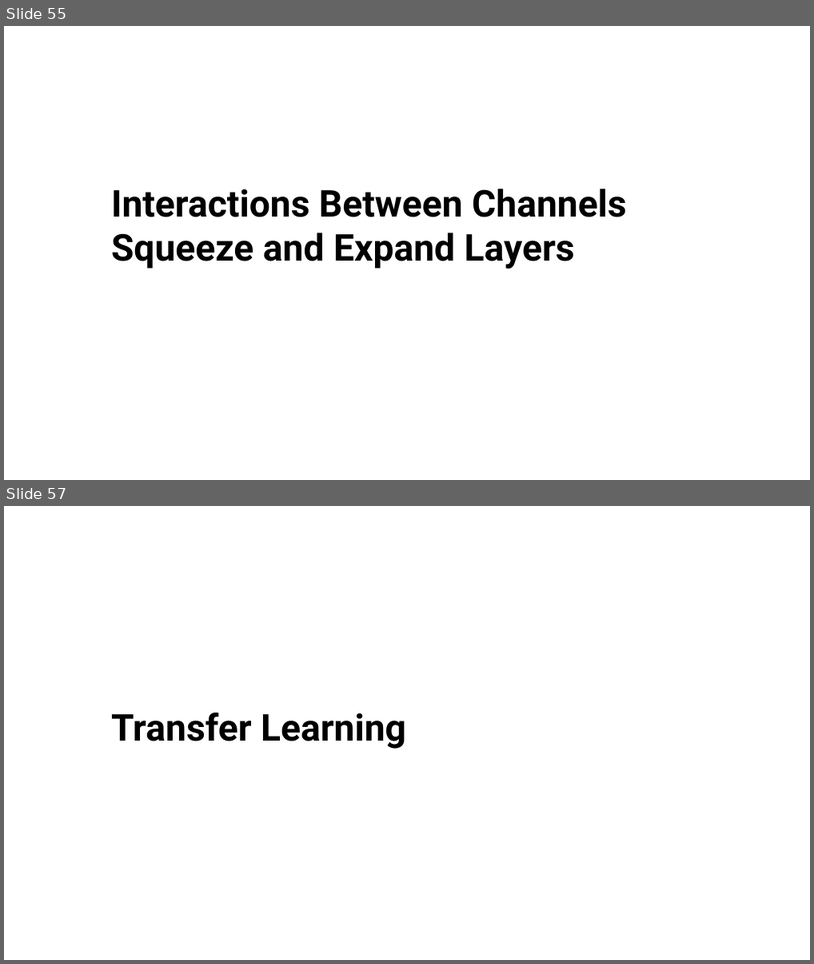
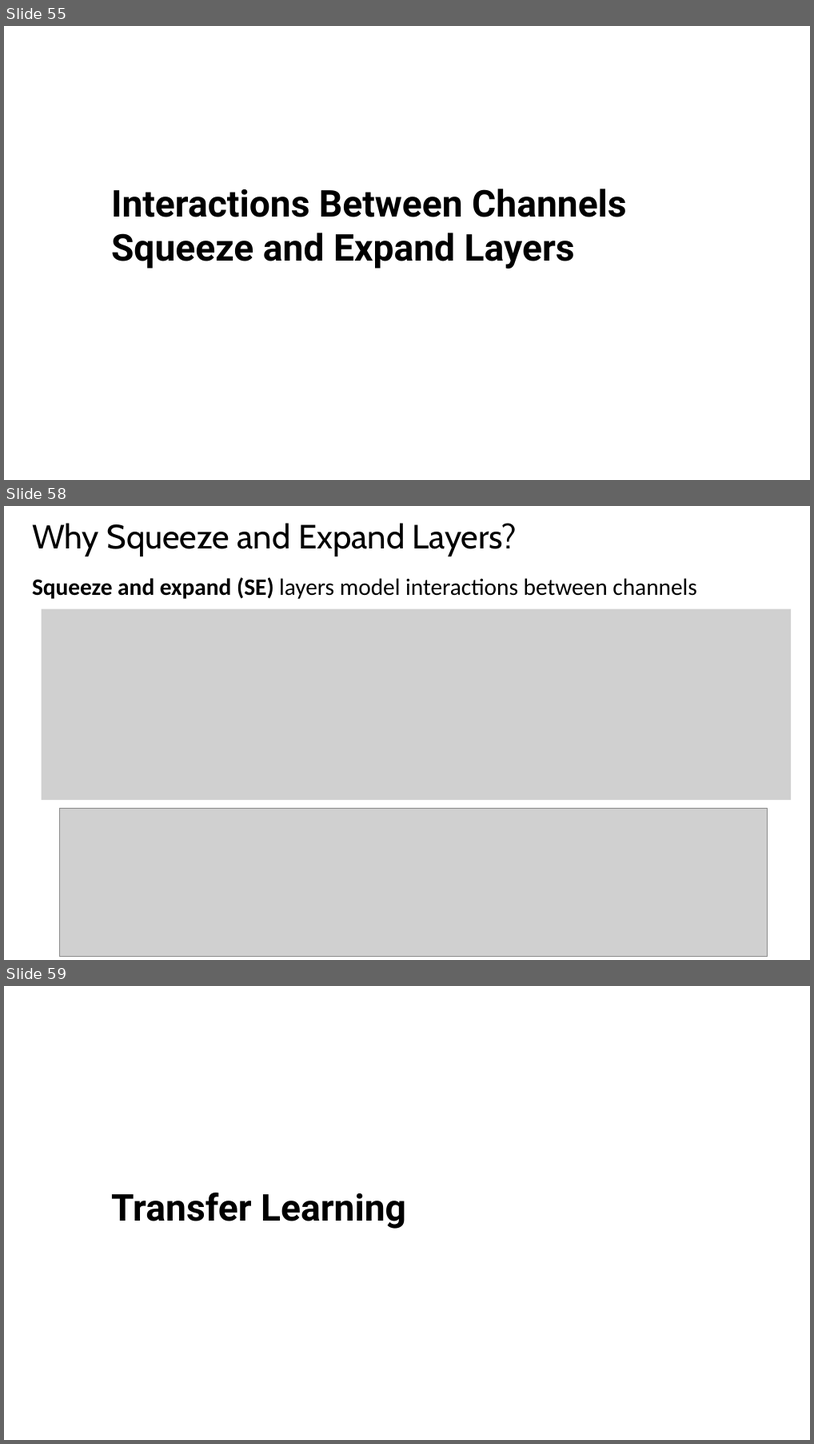
Before and after one commit to StephenElston/CSCI-E25, a slide deck: Slides/6_ConvolutionalNNs.pptx. Shown one above the other, each under a label of ours: slides 55 and 57 before the commit, slides 55, 58 and 59 after it; the slides between them are not shown. The pictures are 814x964 and 814x1444 pixels, drawn with LibreOffice and Linux fonts; fonts in the diff are those of the drawing; grey boxes stand for pictures. Boxes give left, top, right and bottom in pixels: in the first picture for what was removed or moved away, otherwise in the second. Text is boxed around its words. In the diff, an @@ line names an element or a change of style, - is before the commit and + after.

```diff
--- a/Slides/6_ConvolutionalNNs.pptx
+++ b/Slides/6_ConvolutionalNNs.pptx
@@ slide 58 added at (4,506,810,960), background #FFFFFF @@
@@ title added at (32,523,518,556), 40 pt, text #000000 @@
+Why Squeeze and Expand Layers?
@@ text added at (32,577,698,599), 28 pt, text #000000 @@
+Squeeze and expand (SE) layers model interactions between channels
@@ picture added at (42,609,792,800) @@
@@ picture added at (60,808,767,956) @@
@@ what was slide 57 is now slide 59 @@
```
Also in this commit, not shown: 2 slides changed, 1 other slide added.
